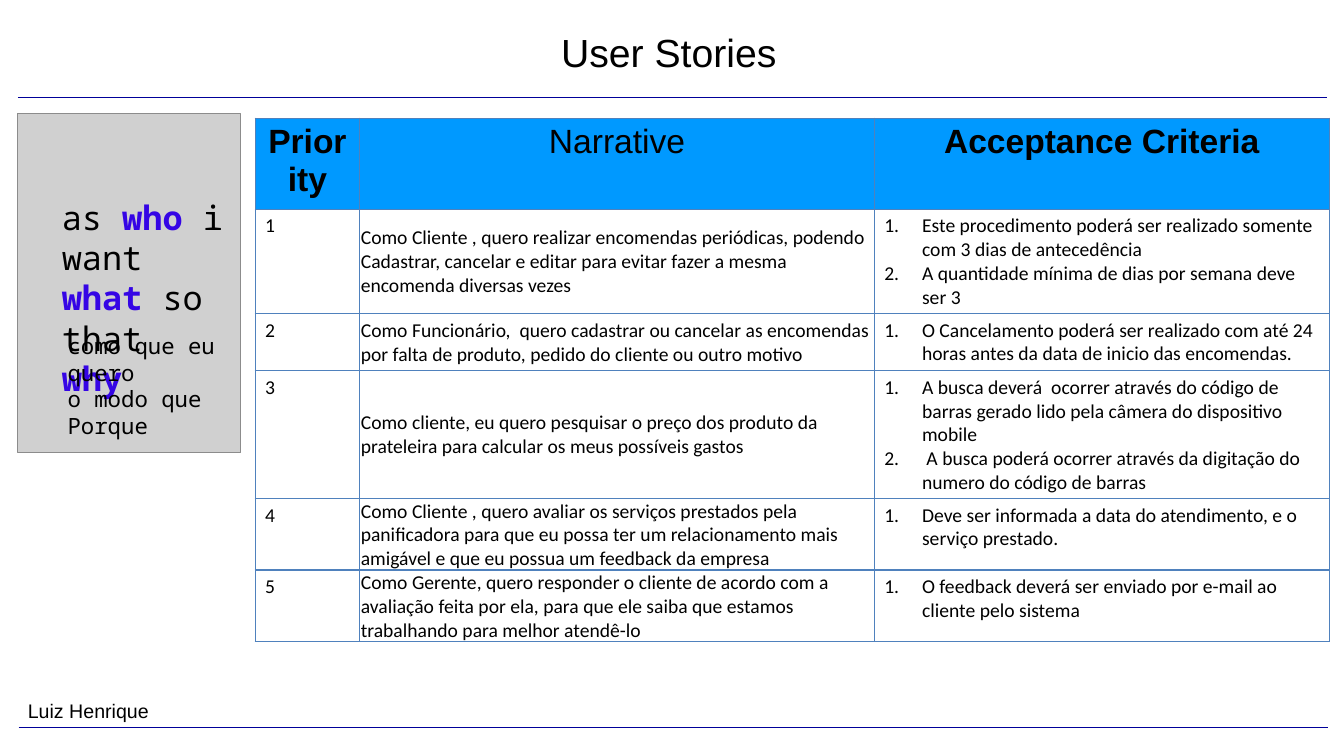
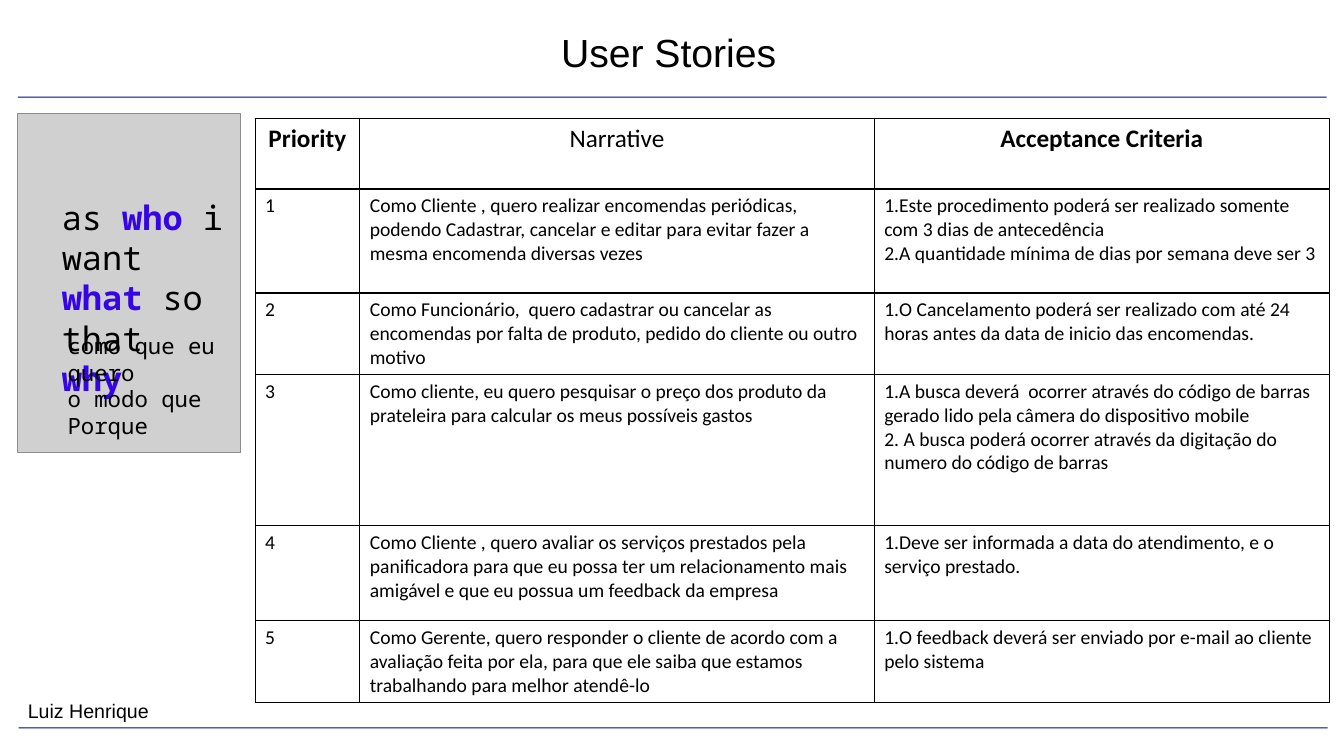
Before and after one commit to WilAlves/projetos_sistemas, a slide deck: slide 16 of SISPAN_V4.pptx (slide 15 before the commit). Drawn at 1344x756 pixels with LibreOffice and Linux fonts; fonts in the diff are those of the drawing; grey boxes stand for pictures; background and template pictures are left out. Boxes give left, top, right and bottom in pixels: in the first picture for what was removed or moved away, otherwise in the second. Text is boxed around its words. In the diff, an @@ line names an element or a change of style, - is before the commit and + after.

```diff
--- a/SISPAN_V4.pptx
+++ b/SISPAN_V4.pptx
@@ line (18, 97) - (1327, 97): stroke #000099 0.75 pt to #000099 0.74 pt @@
@@ table at <box>255,118,1330,699</box> @@
@@ fill #0099FF to none in row 1 @@
@@ size 24 to 18 pt, font Arial to Calibri in "Priority", "Narrative", "Acceptance Criteria" @@
@@ indent changed @@
@@ borders changed @@
@@ line (19, 727) - (1328, 727): stroke #000099 0.75 pt to #000099 0.74 pt @@
```
Also in this commit, not shown: 17 other slides changed, 2 slides added.
